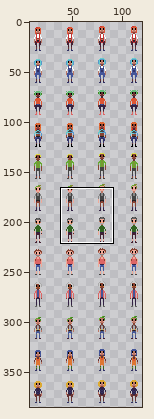
Two states of a sprite sheet, umon/art/imgs/char_01.png. Above: a wide view before the commit, with the close-up outlined.
Close-up. Old version:
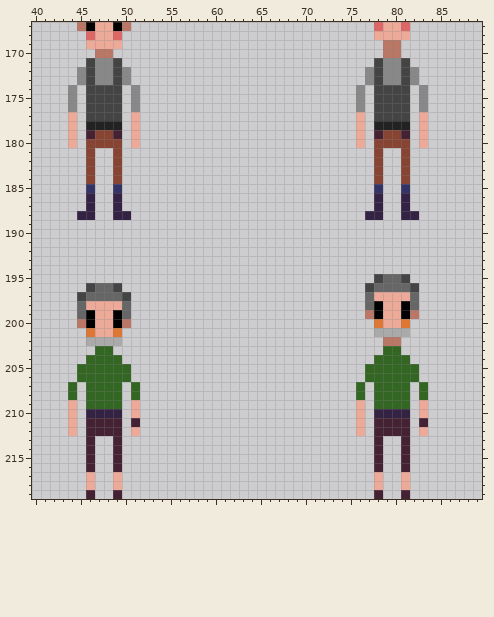
The file is 128x512 pixels. Shown: x 40..89, y 167..219. The wide view leaves out empty margins. The commit also changed other parts of the picture, which this record leaves out.
After:
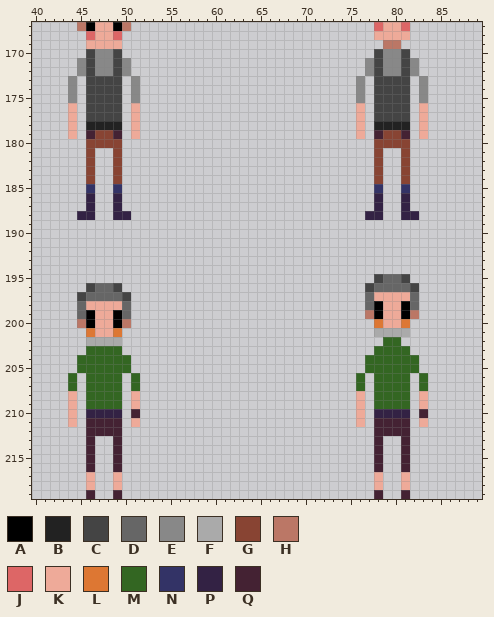
Palette (. is transparent): A #000000  B #222222  C #444444  D #666666  E #888888  F #aaaaaa  G #884433  H #bb7766  J #dd6666  K #eeaa99  L #dd7733  M #336622  N #333366  P #332244  Q #442233
Difference:
There is now colour C in row 170 at x 46, 49, 78 and 81.
The edit turns colour E into colour C in row 173 at x 47 to 48 and 79 to 80.
There is now colour E in row 171 at x 45, 50, 77 and 82; in row 173 at x 44, 51, 76 and 83.
The edit turns colour H into colour E in row 170 at x 47 to 48 and 79 to 80.
The edit turns colour E into colour K in row 176 at x 44, 51, 76 and 83.
The edit turns colour M into colour K in row 208 at x 44, 51, 76 and 83.
The edit turns colour Q into colour K in row 211 at x 51 and 83.
There is now colour M in row 203 at x 46, 49, 78 and 81; in row 204 at x 45, 50, 77 and 82; in row 206 at x 44, 51, 76 and 83.
The edit turns colour H into colour M in row 202 at x 79 to 80.
The edit turns colour K into colour Q in row 210 at x 51 and 83.
Colour E is removed in row 173 at x 45, 50, 77 and 82.
Colour K is removed in row 180 at x 44, 51, 76 and 83; in row 212 at x 44, 51, 76 and 83.
Colour M is removed in row 206 at x 45, 50, 77 and 82.
